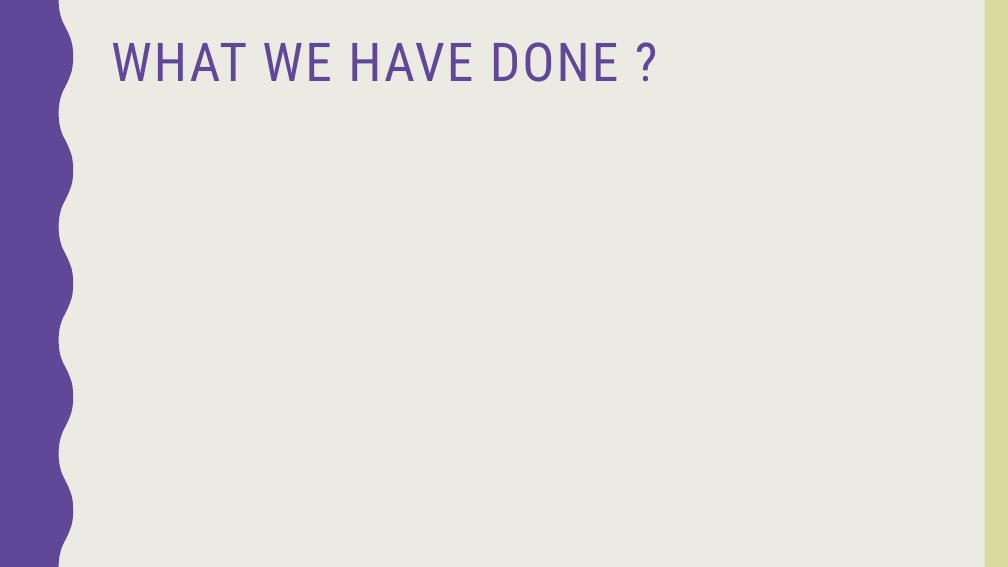
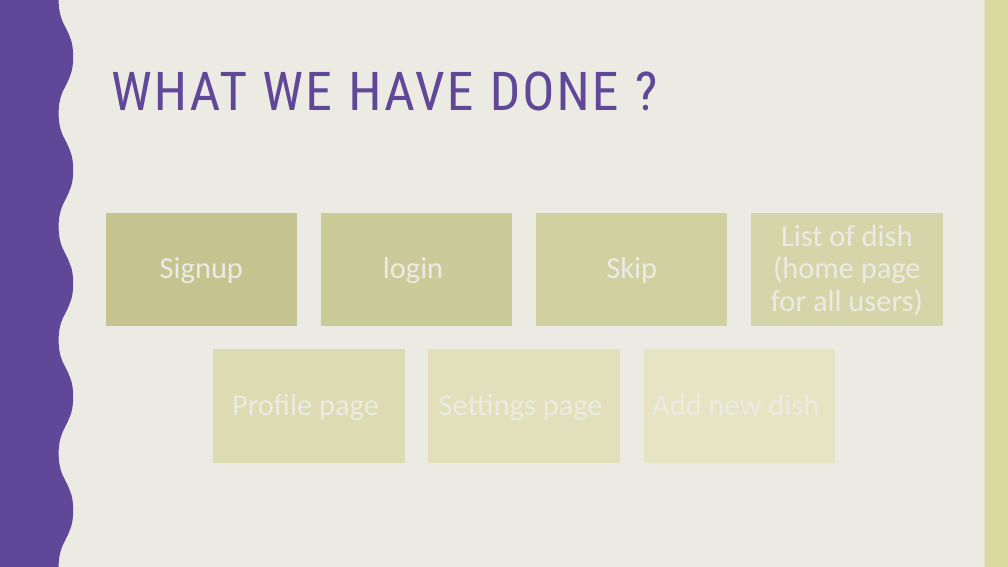
Before and after one commit to norahK/444SWE-Project, a slide deck: slide 7 of Pick a dish app.pptx. Drawn at 1008x567 pixels with LibreOffice and Linux fonts; fonts in the diff are those of the drawing. Boxes give left, top, right and bottom in pixels: in the first picture for what was removed or moved away, otherwise in the second. Text is boxed around its words. In the diff, an @@ line names an element or a change of style, - is before the commit and + after.

```diff
--- a/Pick a dish app.pptx
+++ b/Pick a dish app.pptx
@@ title "WHAT WE HAVE DONE ?" at box(111, 71, 619, 111): vertical alignment top to middle @@
@@ group added at box(104, 210, 945, 464): 7 rectangles, 2 texts @@
+Signup
+login
```
Also in this commit, not shown: 5 other files.
